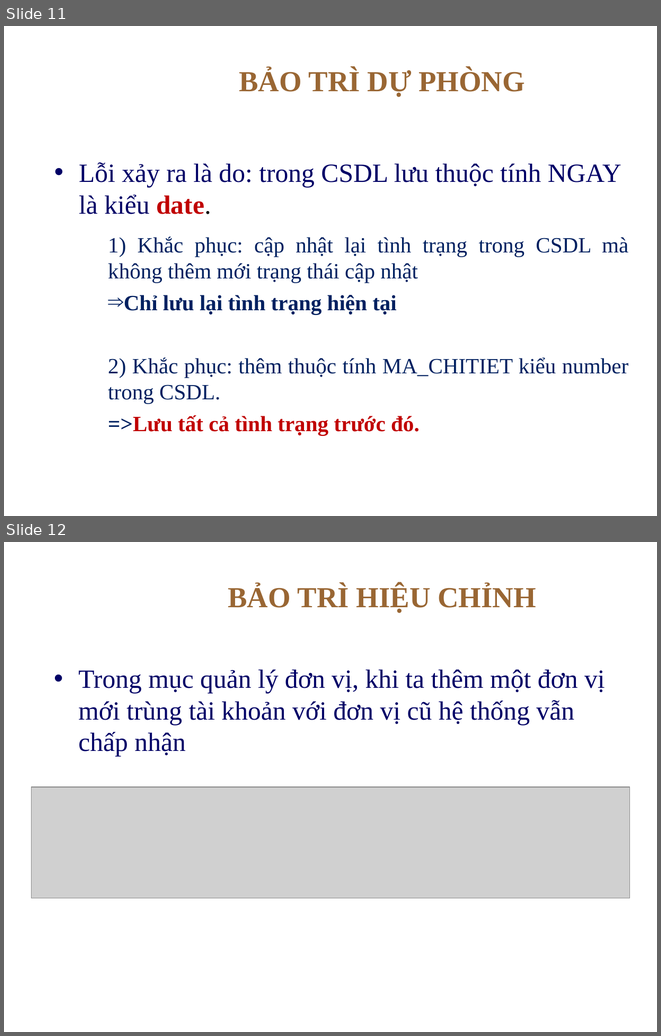
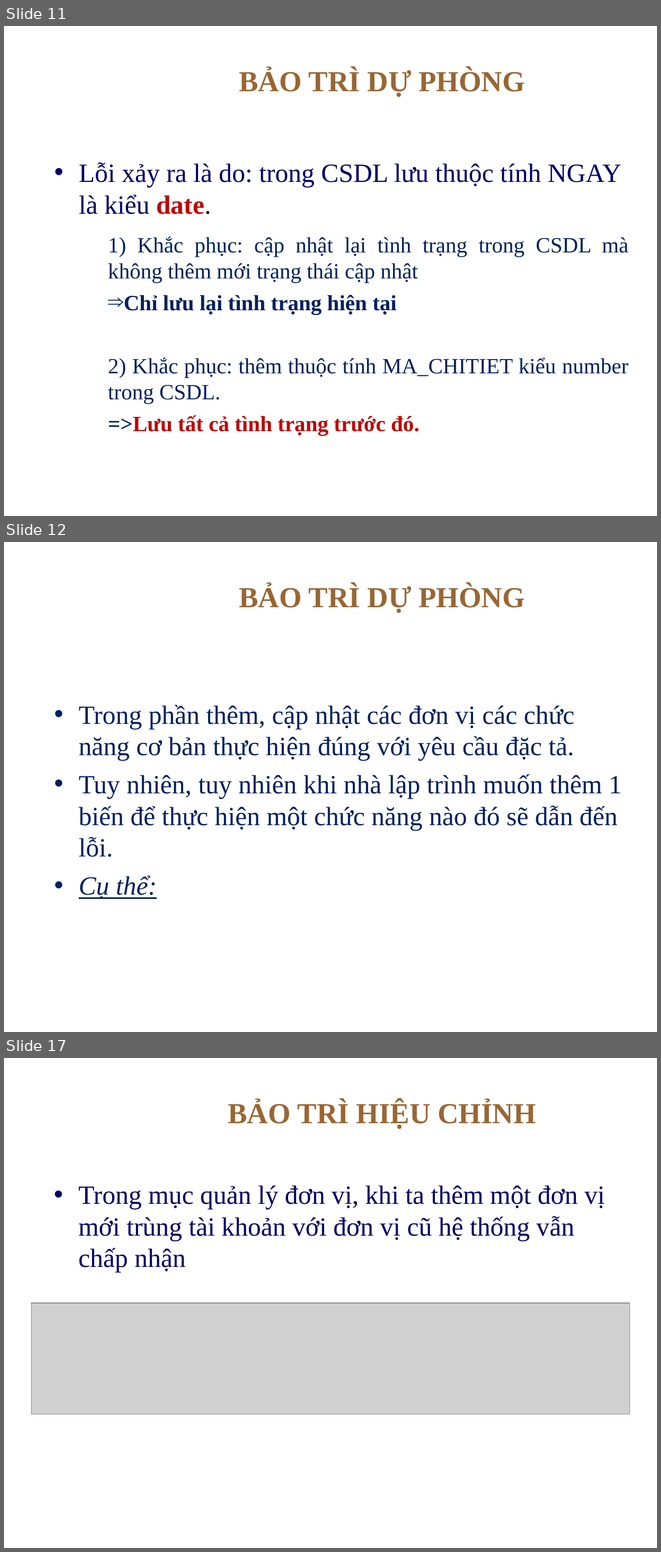
Before and after one commit to thanhphi0127/manager-configuration, a slide deck: doc/baitapso2/BAOTRI_BAITAP2__update.ppt. Shown one above the other, each under a label of ours: slides 11 and 12 before the commit, slides 11, 12 and 17 after it; the slides between them are not shown. The pictures are 661x1036 and 661x1552 pixels, drawn with LibreOffice and Linux fonts; fonts in the diff are those of the drawing; grey boxes stand for pictures; background and template pictures are left out. Boxes give left, top, right and bottom in pixels: in the first picture for what was removed or moved away, otherwise in the second. Text is boxed around its words. In the diff, an @@ line names an element or a change of style, - is before the commit and + after.

Commit message:
Thêm bảo trì dụ phòng

```diff
--- a/doc/baitapso2/BAOTRI_BAITAP2__update.ppt
+++ b/doc/baitapso2/BAOTRI_BAITAP2__update.ppt
@@ slide 12 added at (4, 542, 657, 1032), background picture (left out) @@
@@ title added at (239, 585, 525, 613), 32 pt, text #996633, bold @@
+BẢO TRÌ DỰ PHÒNG
@@ text added at (79, 705, 622, 899), 29 pt, text #002060 @@
+• Trong phần thêm, cập nhật các đơn vị các chức năng cơ bản thực hiện đúng với yêu cầu đặc tả.
+• Tuy nhiên, tuy nhiên khi nhà lập trình muốn thêm 1 biến để thực hiện một chức năng nào đó sẽ dẫn đến lỗi.
+• Cụ thể:
@@ what was slide 12 is now slide 17 @@
```
Also in this commit, not shown: 3 slides changed, 5 other slides added.
